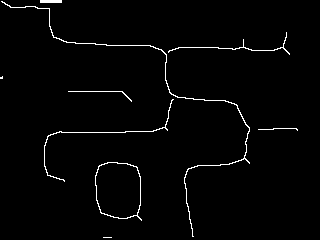
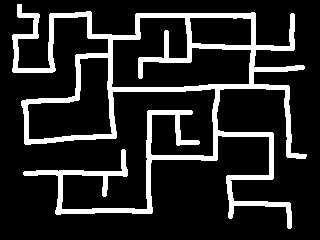
Comparing the layer stacks of the two 320px x 240px images. Changes:
added layer "maze_complicated" above "skel_real" over [0, 0, 307, 238]
hid "skel_real" over [0, 0, 307, 238]
